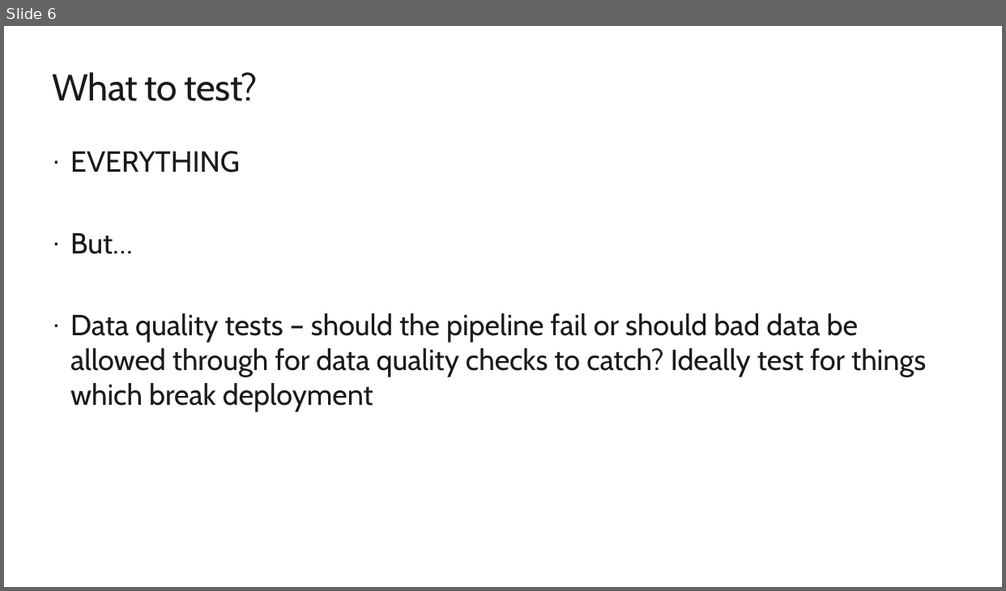
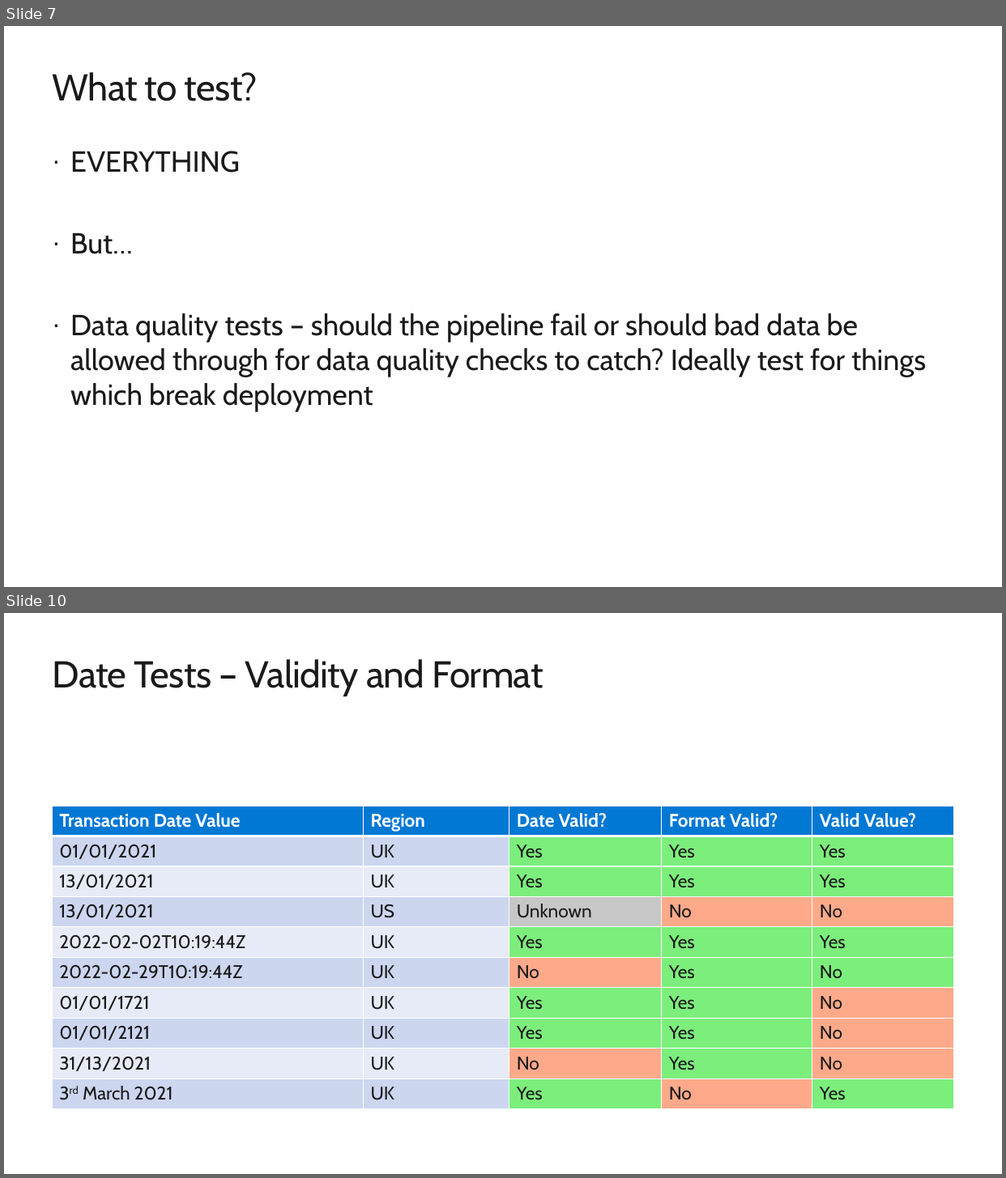
Before and after one commit to arevaloisabel/agiledataoops, a slide deck: Presentations/Testing Intro.pptx. Shown one above the other, each under a label of ours: slide 6 before the commit, slides 7 and 10 after it; the slides between them are not shown. The pictures are 1006x591 and 1006x1178 pixels, drawn with LibreOffice and Linux fonts; fonts in the diff are those of the drawing; background and template pictures are left out. Boxes give left, top, right and bottom in pixels: in the first picture for what was removed or moved away, otherwise in the second. Text is boxed around its words. In the diff, an @@ line names an element or a change of style, - is before the commit and + after.

```diff
--- a/Presentations/Testing Intro.pptx
+++ b/Presentations/Testing Intro.pptx
@@ slide 10 added at (4, 613, 1002, 1174), background #FFFFFF @@
@@ title added at (52, 659, 543, 696), 36 pt, text #1A1A1A @@
+Date Tests – Validity and Format
@@ table added at (52, 806, 953, 1110), 10 rows, 5 columns @@
+Transaction Date Value | Region | Date Valid? | Format Valid? | Valid Value?
+01/01/2021 | UK | Yes | Yes | Yes
+13/01/2021 | UK | Yes | Yes | Yes
+13/01/2021 | US | Unknown | No | No
+2022-02-02T10:19:44Z | UK | Yes | Yes | Yes
+2022-02-29T10:19:44Z | UK | No | Yes | No
+01/01/1721 | UK | Yes | Yes | No
+01/01/2121 | UK | Yes | Yes | No
+31/13/2021 | UK | No | Yes | No
+3rd March 2021 | UK | Yes | No | Yes
@@ what was slide 6 is now slide 7 @@
```
Also in this commit, not shown: 5 slides changed, 10 other slides added, 6 other files.
